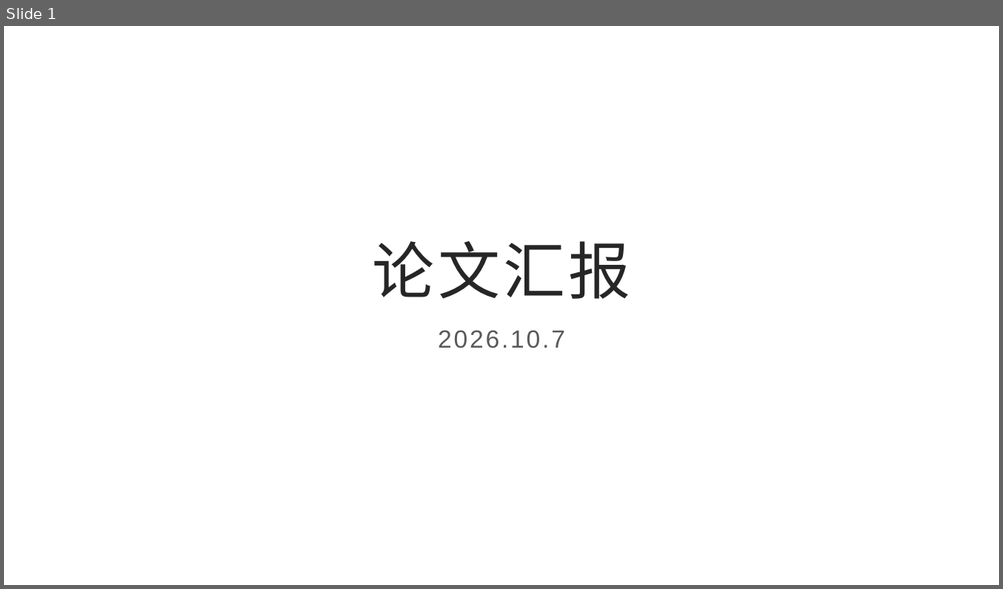
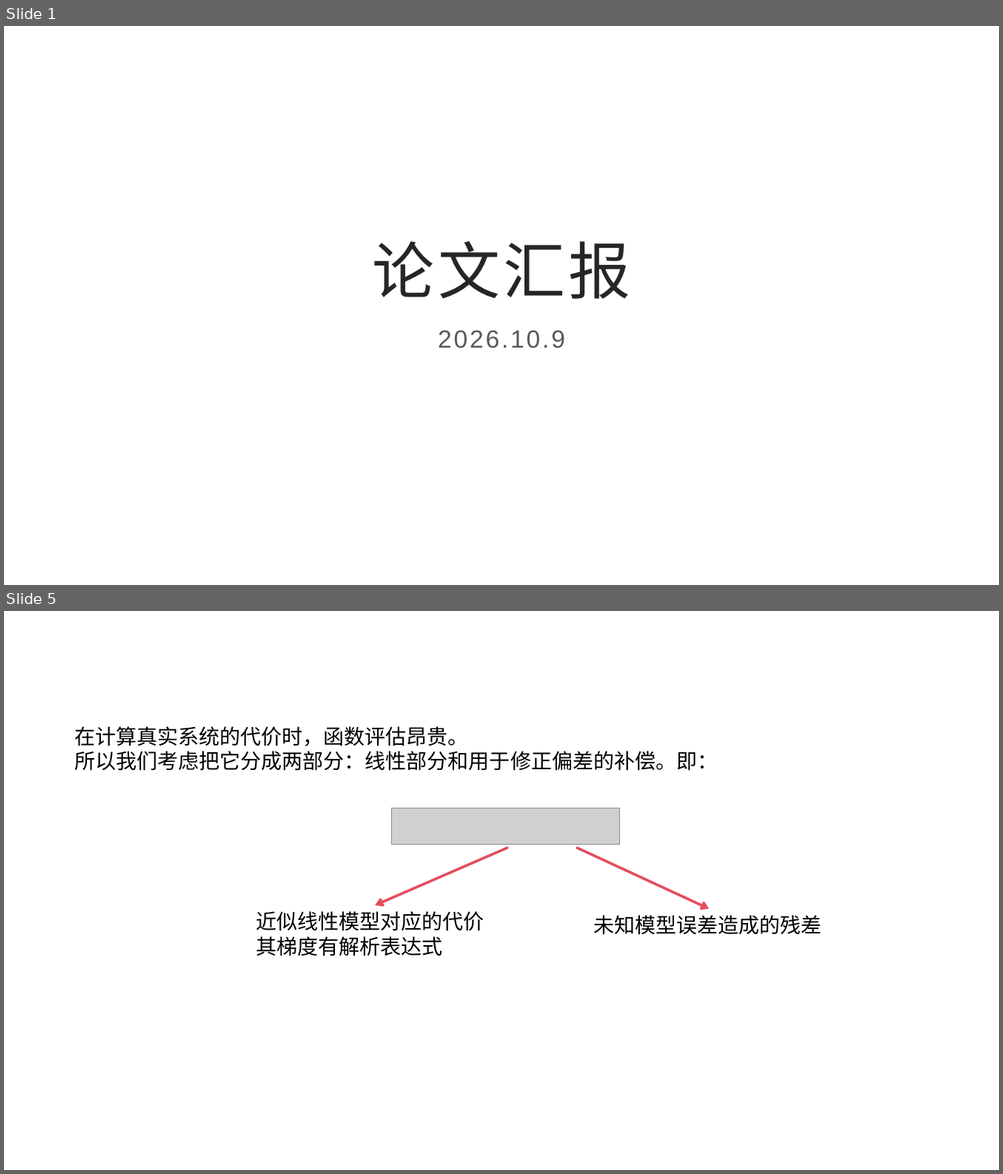
Before and after one commit to poembelief4/note, a slide deck: 李岩松/论文汇报.pptx. Shown one above the other, each under a label of ours: slide 1 before the commit, slides 1 and 5 after it; the slides between them are not shown. The pictures are 1003x589 and 1003x1174 pixels, drawn with LibreOffice and Linux fonts; fonts in the diff are those of the drawing; grey boxes stand for pictures. Boxes give left, top, right and bottom in pixels: in the first picture for what was removed or moved away, otherwise in the second. Text is boxed around its words. In the diff, an @@ line names an element or a change of style, - is before the commit and + after.

```diff
--- a/李岩松/论文汇报.pptx
+++ b/李岩松/论文汇报.pptx
@@ slide 5 added at <box>4,611,999,1170</box>, background #FFFFFF @@
@@ text added at <box>74,726,717,771</box>, 20 pt, text #000000 @@
+在计算真实系统的代价时，函数评估昂贵。
+所以我们考虑把它分成两部分：线性部分和用于修正偏差的补偿。即：
@@ picture added at <box>391,809,620,845</box> @@
@@ arrow added from (508, 849) to (375, 906), #E54C5E 2.5 pt @@
@@ arrow added from (577, 849) to (709, 908), #E54C5E 2.5 pt @@
@@ text added at <box>256,911,484,957</box>, 20 pt, text #000000 @@
+近似线性模型对应的代价
+其梯度有解析表达式
@@ text added at <box>593,915,821,935</box>, 20 pt, text #000000 @@
+未知模型误差造成的残差
@@ slide 1 changed as well @@
@@ subtitle at <box>438,330,565,349</box>: text changed @@
-2026.10.7
+2026.10.9
```
Also in this commit, not shown: 1 other slide changed, 15 other slides added, 49 other files.
